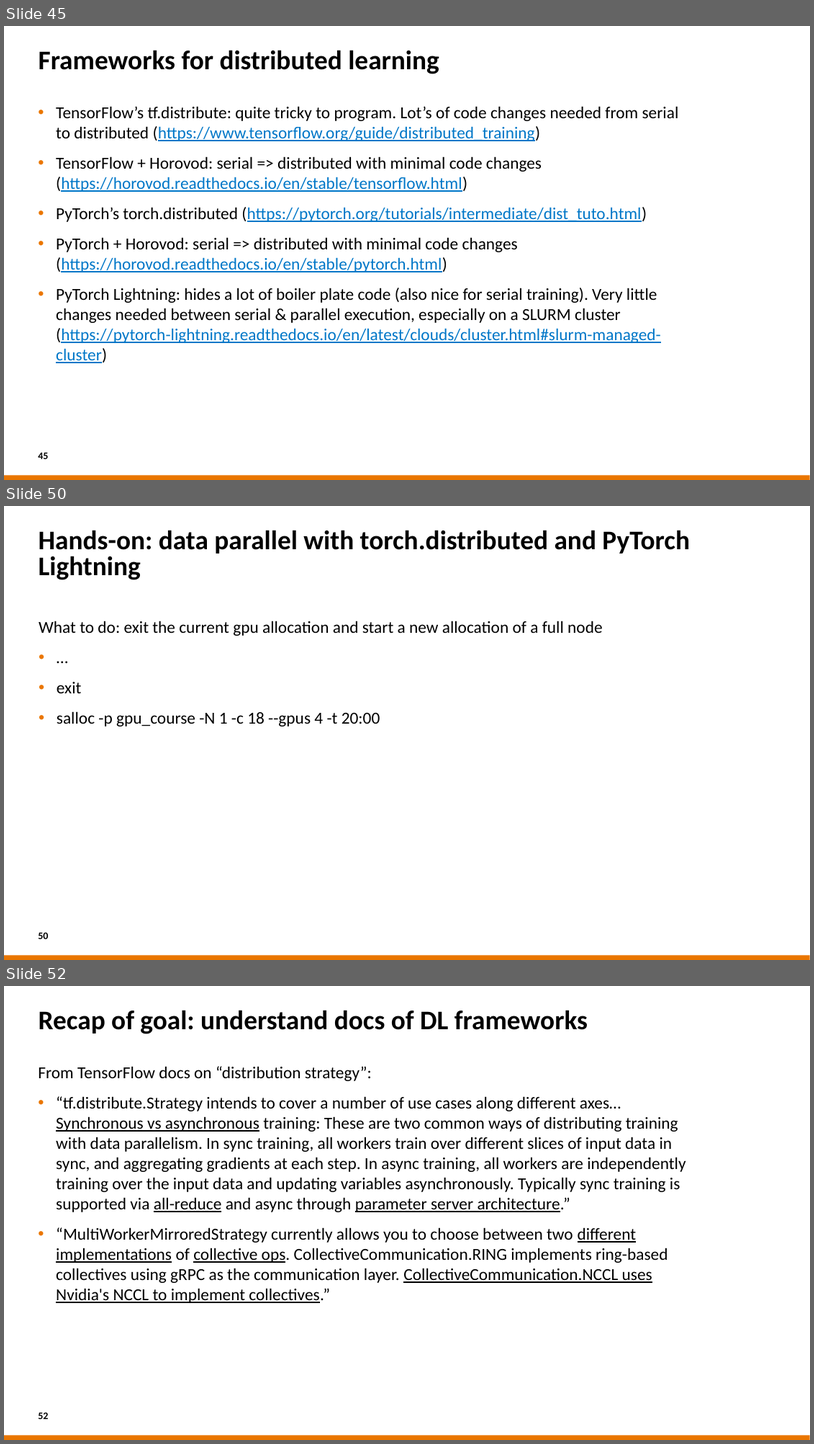
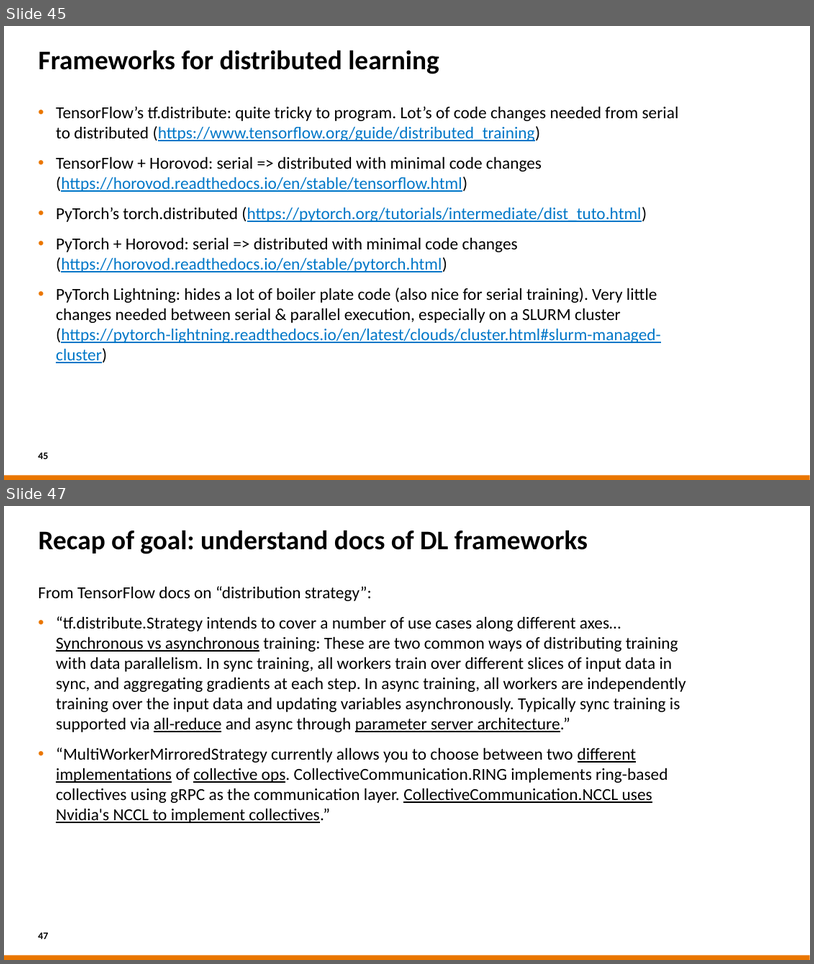
Before and after one commit to sara-nl/MLonHPC_2day_Okt2023, a slide deck: Day2/slides/Parallel_Computing_for_DL.pptx. Shown one above the other, each under a label of ours: slides 45, 50 and 52 before the commit, slides 45 and 47 after it; the slides between them are not shown. The pictures are 814x1444 and 814x964 pixels, drawn with LibreOffice and Linux fonts; fonts in the diff are those of the drawing; background and template pictures are left out. Boxes give left, top, right and bottom in pixels: in the first picture for what was removed or moved away, otherwise in the second. Text is boxed around its words. In the diff, an @@ line names an element or a change of style, - is before the commit and + after.

```diff
--- a/Day2/slides/Parallel_Computing_for_DL.pptx
+++ b/Day2/slides/Parallel_Computing_for_DL.pptx
@@ slide 50 removed at (x1=4, y1=506, x2=810, y2=960), background #FFFFFF; not listed: 1 template element that a slide beside it also shows @@
@@ title removed at (x1=39, y1=530, x2=690, y2=580) @@
-Hands-on: data parallel with torch.distributed and PyTorch Lightning
@@ text removed at (x1=39, y1=620, x2=602, y2=726) @@
-What to do: exit the current gpu allocation and start a new allocation of a full node
-• …
-• exit
-• salloc -p gpu_course -N 1 -c 18 --gpus 4 -t 20:00
@@ page number removed at (x1=38, y1=932, x2=48, y2=939) @@
-50
@@ what was slide 52 is now slide 47 @@
@@ page number at (x1=38, y1=932, x2=48, y2=939): text changed @@
-52
+47
```
Also in this commit, not shown: 4 slides changed, 4 other slides removed, 3 other files.
